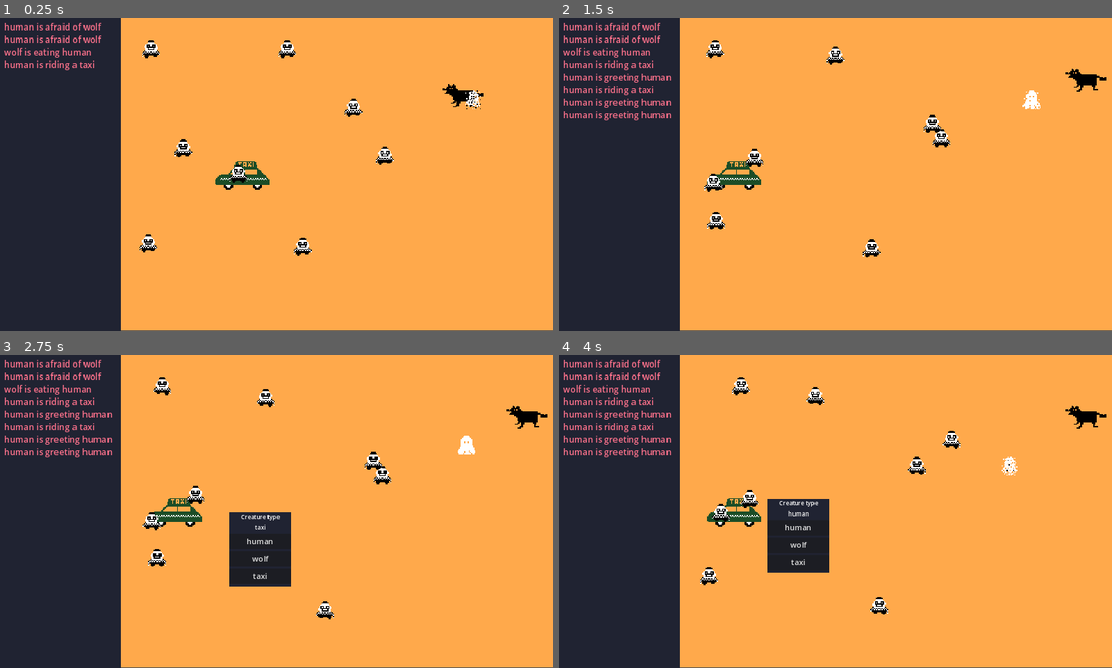
Above: before the commit, frames 1-4 (two rows, left to right).
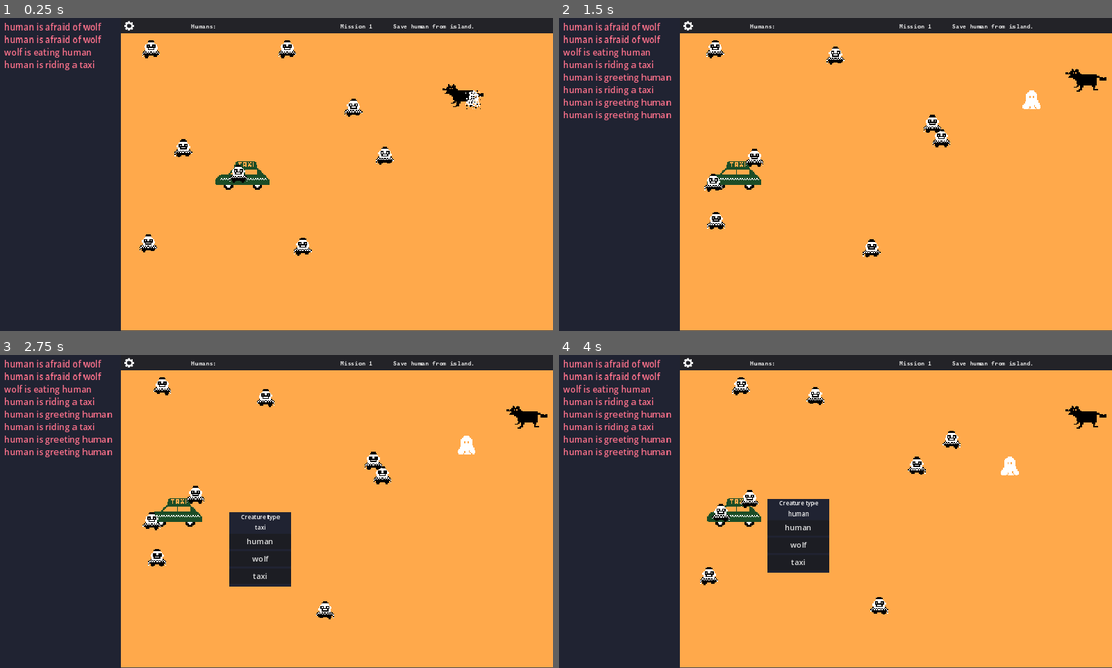
Above: after the commit, the same moments.

Repository: matiasautio/ld55-summoning
Game: Godot game, scene res://levels/test_level.tscn
Same seed, same stepped clock (60 frames per second), same inputs: the game is played once before the commit and once after it.
Inputs (mouse positions are in pixels of both pictures, inside the frame that each line leads up to):
- Up to frame 1 (0.25 s): no input
- Up to frame 2 (1.5 s): click (686, 27) at 0.52 s; move the mouse to (1084, 80) at 1.27 s; click (1084, 80) at 1.42 s
- Up to frame 3 (2.75 s): move the mouse to (176, 511) at 2.02 s; click (176, 511) at 2.17 s
- Up to frame 4 (4 s): click "human" at 2.75 s; move the mouse to (752, 498) at 3.52 s; click (752, 498) at 3.67 s

The runs differ from the first frame. In frame 1, 3.8% of the frame differs, in the area x 21-100%, y 0-5%; in frame 2, 3.8%; in frame 3, 3.8%; in frame 4, 3.9%, in the area x 21-100%, y 0-39%.

Commit message:
ui panel

Diff:
--- a/creatures/island.tscn
+++ b/creatures/island.tscn
@@ -31,7 +31,7 @@
 scale = Vector2(0.35, 0.35)
 sprite_frames = SubResource("SpriteFrames_iocnv")
 animation = &"Island"
-frame_progress = 0.342802
+frame_progress = 0.859813
 
 [node name="Whale" parent="." instance=ExtResource("4_dwmic")]
 position = Vector2(-63, 18)
--- a/human/human.tscn
+++ b/human/human.tscn
@@ -83,7 +83,7 @@
 "duration": 1.0,
 "texture": ExtResource("8_ktxmw")
 }],
-"loop": true,
+"loop": false,
 "name": &"human_becomeghost",
 "speed": 5.0
 }, {
@@ -168,8 +168,7 @@
 position = Vector2(0.312497, 0.361418)
 scale = Vector2(0.232143, 0.232143)
 sprite_frames = SubResource("SpriteFrames_cc41q")
-animation = &"egg_become human"
-frame_progress = 0.460492
+animation = &"human_becomeghost"
 
 [node name="CollisionShape2D" type="CollisionShape2D" parent="."]
 shape = SubResource("RectangleShape2D_qfw4s")
--- a/ui/console.tscn
+++ b/ui/console.tscn
@@ -1,7 +1,9 @@
-[gd_scene load_steps=3 format=3 uid="uid://c72gv5k3ansqg"]
+[gd_scene load_steps=5 format=3 uid="uid://c72gv5k3ansqg"]
 
 [ext_resource type="Script" path="res://ui/console.gd" id="1_uvouq"]
 [ext_resource type="Script" path="res://ui/CreaturePopUp.gd" id="2_nfrai"]
+[ext_resource type="FontFile" uid="uid://0rli1k7ann8i" path="res://ui/FoundersGroteskMono-Medium.otf" id="3_jmbk8"]
+[ext_resource type="Texture2D" uid="uid://c5dhqafc7nvo2" path="res://art/UI_menu_settingsbutton.png" id="4_2481w"]
 
 [node name="Console" type="Control"]
 layout_mode = 3
@@ -13,8 +15,15 @@
 grow_vertical = 2
 mouse_filter = 2
 script = ExtResource("1_uvouq")
+metadata/_edit_horizontal_guides_ = [21.0]
 
 [node name="CanvasLayer" type="CanvasLayer" parent="."]
+
+[node name="ColorRect4" type="ColorRect" parent="CanvasLayer"]
+offset_right = 1153.0
+offset_bottom = 38.0
+scale = Vector2(1, 0.84)
+color = Color(0.137255, 0.137255, 0.156863, 1)
 
 [node name="ColorRect" type="ColorRect" parent="CanvasLayer"]
 anchors_preset = 12
@@ -91,4 +100,52 @@
 wait_time = 0.3
 one_shot = true
 
+[node name="HUDpanel" type="ColorRect" parent="CanvasLayer"]
+offset_left = 772.0
+offset_top = 2.0
+offset_right = 1152.0
+offset_bottom = 50.0
+color = Color(1, 1, 1, 0)
+
+[node name="MissionPanel" type="RichTextLabel" parent="CanvasLayer/HUDpanel"]
+offset_left = -61.0
+offset_top = 9.0
+offset_right = 13.0
+offset_bottom = 28.0
+theme_override_colors/default_color = Color(1, 1, 1, 1)
+theme_override_fonts/normal_font = ExtResource("3_jmbk8")
+theme_override_font_sizes/normal_font_size = 12
+text = "Mission 1
+"
+
+[node name="Humans" type="RichTextLabel" parent="CanvasLayer/HUDpanel"]
+offset_left = -370.0
+offset_top = 9.0
+offset_right = -296.0
+offset_bottom = 28.0
+theme_override_colors/default_color = Color(1, 1, 1, 1)
+theme_override_fonts/normal_font = ExtResource("3_jmbk8")
+theme_override_font_sizes/normal_font_size = 12
+text = "Humans:
+"
+
+[node name="MissionPanel2" type="RichTextLabel" parent="CanvasLayer/HUDpanel"]
+offset_left = 48.0
+offset_top = 9.0
+offset_right = 391.0
+offset_bottom = 46.0
+theme_override_colors/default_color = Color(1, 1, 1, 1)
+theme_override_fonts/normal_font = ExtResource("3_jmbk8")
+theme_override_font_sizes/normal_font_size = 12
+text = "Save human from island."
+
+[node name="MenuButton" type="MenuButton" parent="CanvasLayer/HUDpanel"]
+layout_mode = 0
+offset_left = -526.0
+offset_top = -13.0
+offset_right = -118.0
+offset_bottom = 395.0
+scale = Vector2(0.133662, 0.133662)
+icon = ExtResource("4_2481w")
+
 [connection signal="timeout" from="CanvasLayer/CreaturePopUp/ClosePopUpDelay" to="CanvasLayer/CreaturePopUp" method="_on_close_pop_up_delay_timeout"]
Binary file added: art/UI_menu_settingsbutton.png
Not shown, added: art/UI_menu_settingsbutton.png.import
